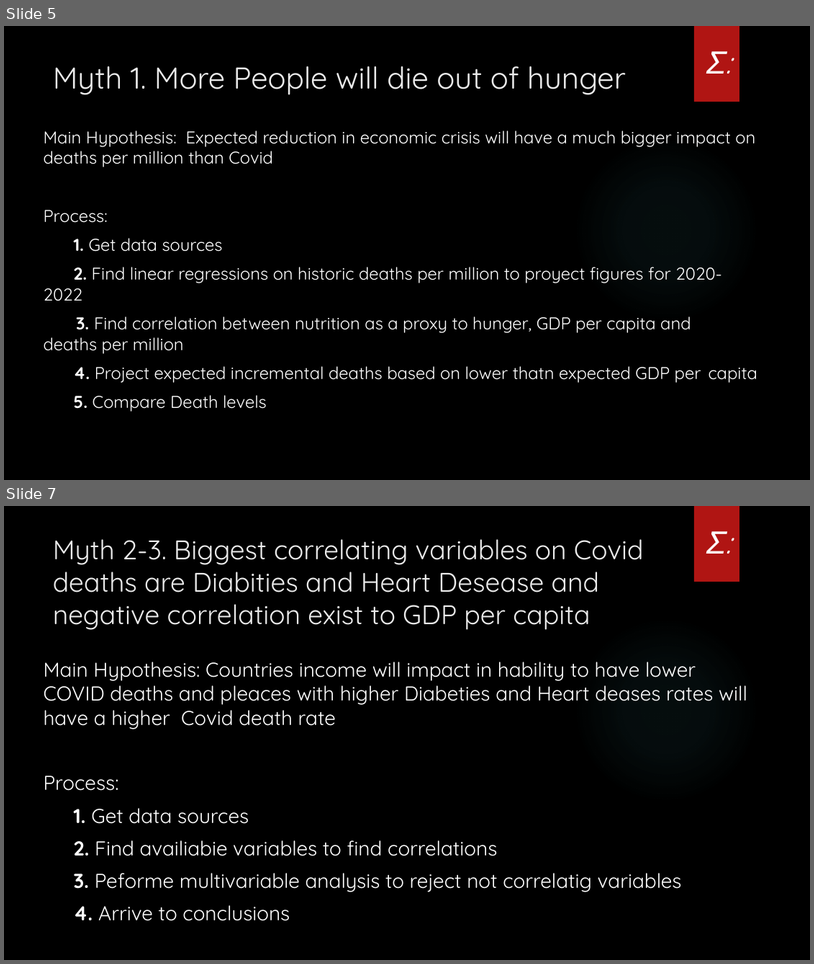
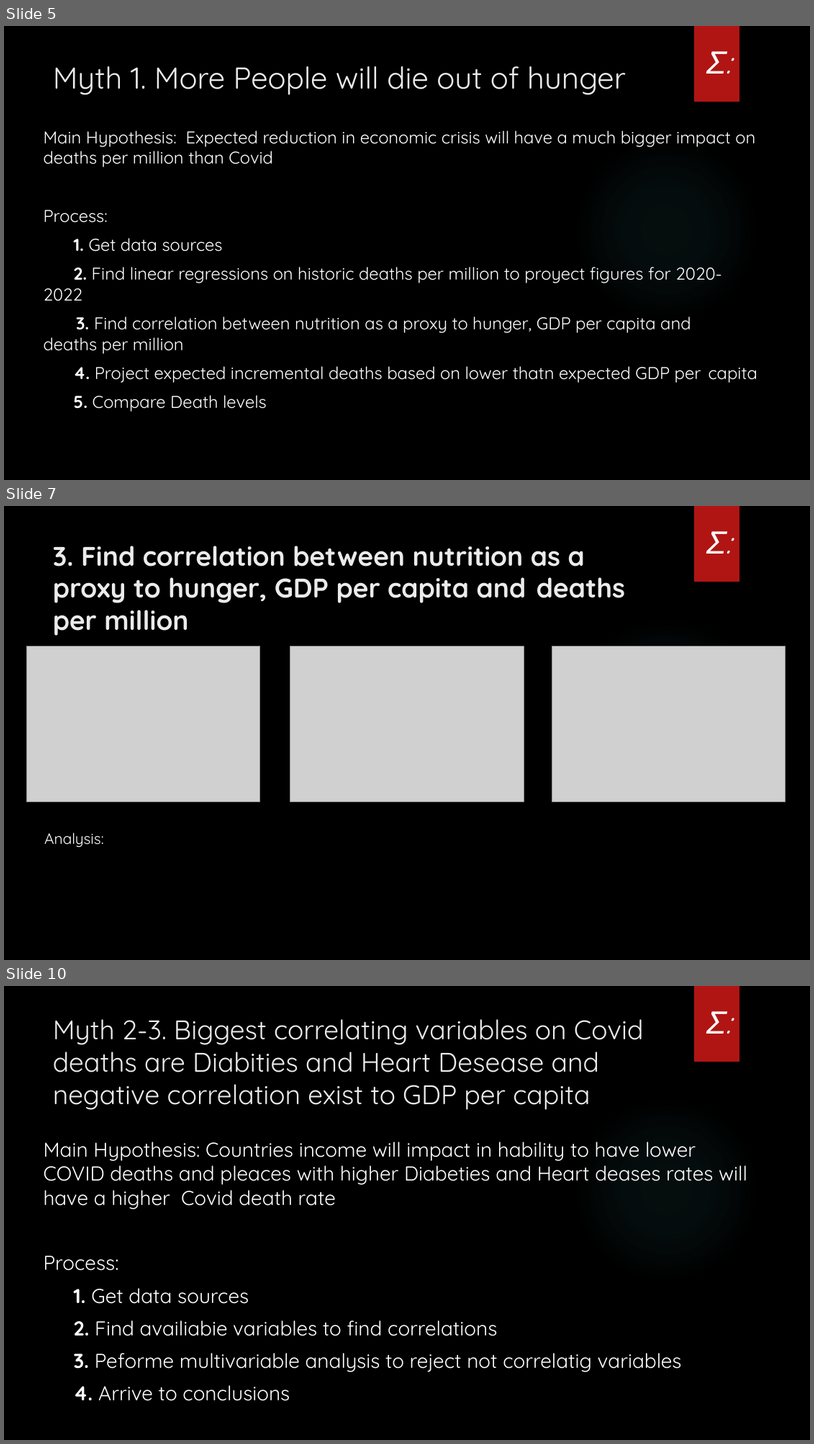
Before and after one commit to luislobo6/proyecto1-teamsigma, a slide deck: Team SigmaJVG.pptx. Shown one above the other, each under a label of ours: slides 5 and 7 before the commit, slides 5, 7 and 10 after it; the slides between them are not shown. The pictures are 814x964 and 814x1444 pixels, drawn with LibreOffice and Linux fonts; fonts in the diff are those of the drawing; grey boxes stand for pictures; background and template pictures are left out. Boxes give left, top, right and bottom in pixels: in the first picture for what was removed or moved away, otherwise in the second. Text is boxed around its words. In the diff, an @@ line names an element or a change of style, - is before the commit and + after.

```diff
--- a/Team SigmaJVG.pptx
+++ b/Team SigmaJVG.pptx
@@ slide 7 added at (4,506,810,960), background picture (left out); not listed: 2 template elements that a slide beside it also shows @@
@@ title added at (53,546,625,636), 32 pt, text #EBEBEB, bold @@
+3. Find correlation between nutrition as a proxy to hunger, GDP per capita and deaths per million
@@ text added at (706,531,725,554), 36 pt, text #FFFFFF @@
+𝛴:
@@ picture added at (26,646,260,801) @@
@@ picture added at (291,646,525,801) @@
@@ picture added at (552,646,786,801) @@
@@ text added at (44,832,104,847), 18 pt, text #FFFFFF @@
+Analysis:
@@ what was slide 7 is now slide 10 @@
```
Also in this commit, not shown: 1 slide changed, 2 other slides added, 1 other file.
